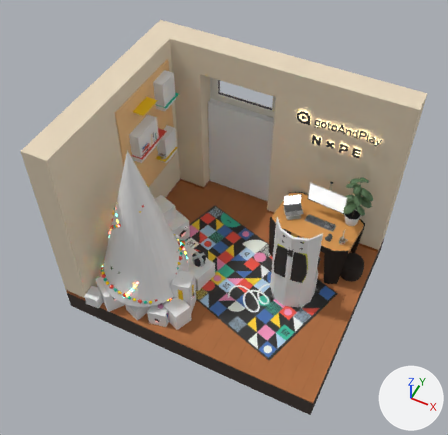
A saved change to the glTF model static/models/office.glb.
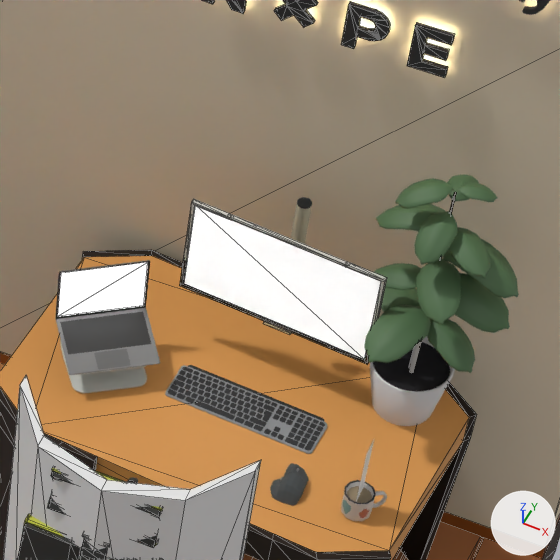
There are two pictures of each version: one whole from a 50 mm lens placed at (3.26, -7.0, 10.22), pointed at (-0.21, -0.05, 1.53), one close up on the part from 61% to 85% of the width and 33% to 58% of the height. Lighting does not change. The marker at lower right points along +X, +Y and +Z. The close-ups show mesh edges as thin lines. Where no turn or scale is listed for an object, it has been applied to the vertices.

The scene before the commit, as lines of its bpy script (objects in view):
```python
me_cube_003 = bpy.data.meshes.new('Cube.003')
me_cube_003.from_pydata([(0.374, -0.06, -0.214), (-0.379, 0.004, 0.214), (-0.379, 0.004, -0.214), (0.374, -0.06, 0.214)], [], [(1, 2, 0), (1, 0, 3)])
me_e_curve_003 = bpy.data.meshes.new('e-Curve.003')
me_e_curve_003.from_pydata(...)  # 120 vertices, 174 faces; spans x -0.541..0.395, y -0.007..0.011, z -0.109..0.087
me_e_curve_003.materials.append(mat_sign)  # black #313131
me_r_cube_014 = bpy.data.meshes.new('r-Cube.014')
me_r_cube_014.from_pydata(...)  # 189 vertices, 294 faces; spans x -2.25..2.5, y -2.0..2.25, z 0.25..0.28
me_r_cube_014.materials.append(mat_floorboards)  # brown #ad6d40
ob_col_screen = bpy.data.objects.new('col-screen', me_cube_003)
ob_col_screen.location = (1.338, 1.325, 1.515)
ob_mounted_curve_003 = bpy.data.objects.new('mounted-Curve.003', me_e_curve_003)
ob_mounted_curve_003.location = (1.305, 1.713, 2.477)
ob_r_cube_014 = bpy.data.objects.new('r-Cube.014', me_r_cube_014)
ob_r_cube_014.location = (0.0, 0.0, -0.283)
# also in view: 'table-Plane.005' at (1.98, 1.31, 1.98); 'table-Cube.001' at (1.27, 1.11, 0.95); 'table-Cube.005' at (1.26, -0.26, 1.27); 'table-Plane.011' at (1.93, 1.25, 1.81); 'table-Cube.008' at (1.34, 1.31, 1.51)
```
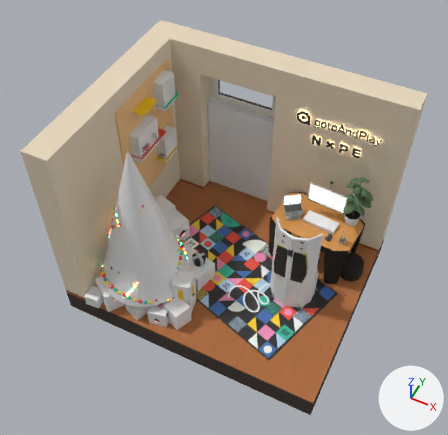
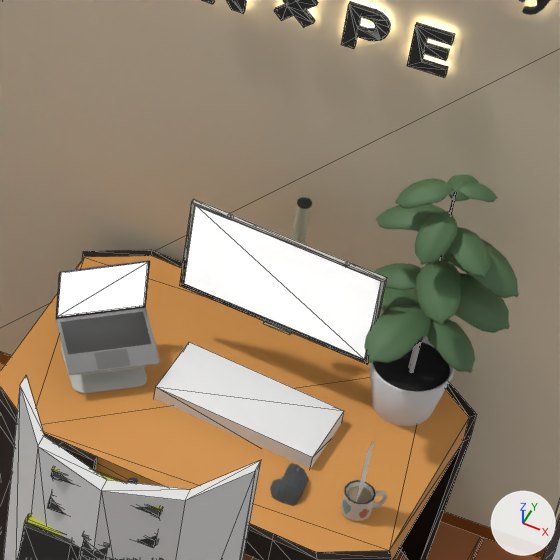
Location of each change, [x1, y1, x2, y2] in pixels of the close-ups (560 x 560 px):
'col-keyboard', added: after [154, 342, 344, 469]
'table-Cube.049', unchanged, covered by the edit: before [165, 365, 327, 454]

Diff of the bpy script that builds the scene:
```diff
--- a/static/models/office.glb.py
+++ b/static/models/office.glb.py
@@ me_cube_056 @@
+me_cube_056.from_pydata([(-0.521, -0.028, -0.555), (-0.521, -0.028, -0.445), (-0.492, 0.247, -0.555), (-0.492, 0.247, -0.445), (0.137, -0.096, -0.555), (0.137, -0.096, -0.445), (0.165, 0.179, -0.555), (0.165, 0.179, -0.445)], [], [(0, 1, 3), (0, 3, 2), (2, 3, 7), (2, 7, 6), (6, 7, 5), (6, 5, 4), (4, 5, 1), (4, 1, 0), (2, 6, 4), (2, 4, 0), (7, 3, 1), (7, 1, 5)])
@@ ob_col_keyboard @@
+ob_col_keyboard = bpy.data.objects.new('col-keyboard', me_cube_056)
+ob_col_keyboard.location = (1.529, 0.998, 1.534)
```
